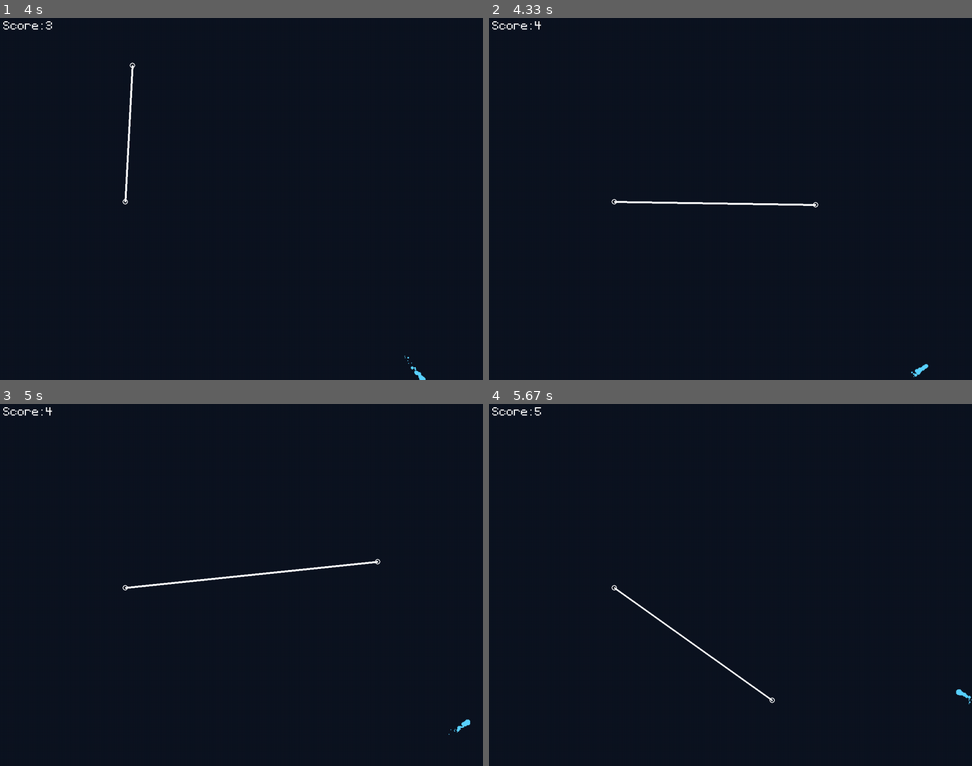
Above: before the commit, frames 1-4 (two rows, left to right).
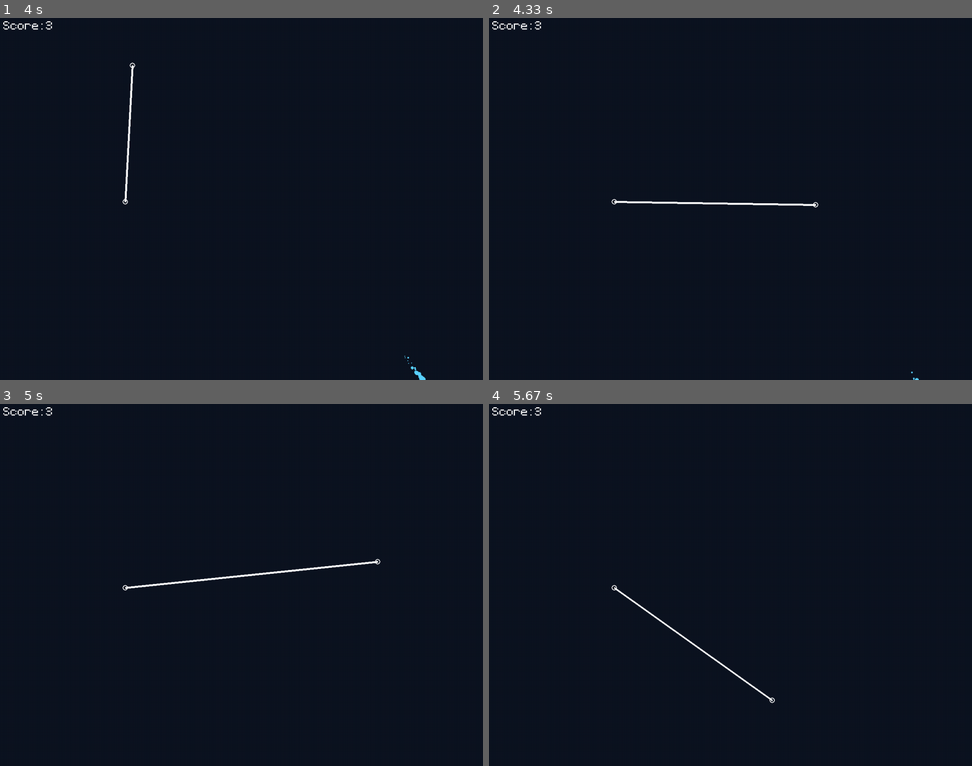
Above: after the commit, the same moments.

Repository: 400cs/CSproject-pygame
Game: pygame game, started from redirection.py
Two runs of this game, one before a commit and one after it. Both use one fixed random seed, a clock stepped at 60 frames per second and the inputs below.
Inputs (mouse positions are in pixels of both pictures, inside the frame that each line leads up to):
- Up to frame 1 (4 s): press the mouse at (125, 202) at 0.37 s; move the mouse to (207, 238) at 0.47 s; release the mouse at (289, 278) at 0.6 s; press the mouse at (125, 202) at 0.7 s; move the mouse to (202, 246) at 0.8 s; release the mouse at (284, 289) at 0.93 s; press the mouse at (125, 202) at 1.03 s; move the mouse to (212, 195) at 1.13 s; release the mouse at (299, 188) at 1.27 s; press the mouse at (125, 202) at 1.37 s; move the mouse to (111, 170) at 1.47 s; release the mouse at (96, 141) at 1.6 s; press the mouse at (125, 202) at 1.7 s; move the mouse to (231, 170) at 1.8 s; release the mouse at (342, 133) at 1.93 s; press the mouse at (125, 202) at 2.03 s; move the mouse to (125, 202) at 2.13 s; release the mouse at (125, 199) at 2.27 s; press the mouse at (125, 202) at 2.37 s; move the mouse to (125, 267) at 2.47 s; release the mouse at (125, 336) at 2.6 s; press the mouse at (125, 202) at 2.7 s; move the mouse to (91, 180) at 2.8 s; release the mouse at (62, 162) at 2.93 s; press the mouse at (125, 202) at 3.03 s; move the mouse to (120, 217) at 3.13 s; release the mouse at (115, 235) at 3.27 s; press the mouse at (125, 202) at 3.37 s; move the mouse to (169, 256) at 3.47 s; release the mouse at (212, 311) at 3.6 s; press the mouse at (125, 202) at 3.7 s; move the mouse to (130, 133) at 3.8 s; release the mouse at (130, 65) at 3.93 s
- Up to frame 2 (4.33 s): press the mouse at (614, 202) at 4.03 s; move the mouse to (716, 202) at 4.13 s; release the mouse at (817, 202) at 4.27 s
- Up to frame 3 (5 s): press the mouse at (125, 588) at 4.37 s; move the mouse to (115, 527) at 4.47 s; release the mouse at (106, 465) at 4.6 s; press the mouse at (125, 588) at 4.7 s; move the mouse to (251, 574) at 4.8 s; release the mouse at (376, 559) at 4.93 s
- Up to frame 4 (5.67 s): press the mouse at (614, 588) at 5.03 s; move the mouse to (711, 570) at 5.13 s; release the mouse at (812, 552) at 5.27 s; press the mouse at (614, 588) at 5.37 s; move the mouse to (691, 642) at 5.47 s; release the mouse at (773, 700) at 5.6 s

Frame 1 is identical in both runs. In frame 2, less than 0.1% of the frame differs, in the area x 9-91%, y 0-100%; in frame 3, less than 0.1%; in frame 4, less than 0.1%.

Commit message:
working on sounds and restart loop

Diff:
--- a/redirection.py
+++ b/redirection.py
@@ -14,6 +14,9 @@
 screen = pygame.display.set_mode((SCREEN_WIDTH, SCREEN_HEIGHT))
 pygame.display.set_caption("redirection")
 
+gui_display = pygame.Surface((275, 400))
+gui_display.set_colorkey((0, 0, 0))
+
 font = pygame.font.Font('data/fonts/Pixeltype.ttf',50)
 e.load_particle_images('data/images/particles')
 e.set_global_colorkey((0, 0, 0))
@@ -22,8 +25,12 @@
 bounce_s = pygame.mixer.Sound('data/sfx/jump.wav')
 laser_charge_s = pygame.mixer.Sound('data/sfx/laser_charge.wav')
 laser_explode_s = pygame.mixer.Sound('data/sfx/laser_explode.wav')
+restart_s = pygame.mixer.Sound('data/sfx/collect.mp3')
+death_s = pygame.mixer.Sound('data/sfx/roblox-death-sound-sound-effect.mp3')
 bounce_s.set_volume(0.7)
 laser_charge_s.set_volume(0.05)
+restart_s.set_volume(0.7)
+death_s.set_volume(0.5)
 
 player_pos = [screen.get_width() // 2, screen.get_height() // 2]
 player_color = (90, 210, 255)
@@ -48,16 +55,6 @@
 lasers = []
 line_effects = []
 
-def clamp_line(start, end, max_length):
-    """ Adjusts 'end' point so that the distance to 'start' does not exceed 'max_length'. """
-    dx = end[0] - start[0]
-    dy = end[1] - start[1]
-    distance = math.sqrt(dx**2 + dy**2)
-    if distance > max_length:
-        theta = math.atan2(dy, dx)
-        end[0] = start[0] + max_length * math.cos(theta)
-        end[1] = start[1] + max_length * math.cos(theta)
-    return end
 
 while True:
     mx, my = pygame.mouse.get_pos()
@@ -65,10 +62,11 @@
     player_pos[0] += ball_speedx
     player_pos[1] += ball_speedy
 
-    if player_pos[0] > SCREEN_WIDTH or player_pos[0] < 0:
-        ball_speedx = -ball_speedx
-    if player_pos[1] > SCREEN_HEIGHT or player_pos[1] < 0:
-        ball_speedy = -ball_speedy
+    if player_pos[0] > SCREEN_WIDTH or player_pos[0] < 0 or player_pos[1] > SCREEN_HEIGHT or player_pos[1] < 0:
+        if end_game == False:
+            death_s.play()
+            font.render('press R', False, 'White',)
+        end_game = True
 
 
     screen.fill(bg_color)
@@ -103,15 +101,27 @@
             if event.key == pygame.K_ESCAPE:
                 pygame.quit()
                 sys.exit()
+            if event.key == K_r:
+                if end_game:
+                    restart_s.play()
+                    lasers = []
+                    game_score = 0
+                    end_game = False
+                    particles = []
+                    last_point = [screen.get_width() // 2, screen.get_height()]
+                    scroll = 0
+                    player_pos = [screen.get_width() // 2, screen.get_height() // 2]
+                    ball_speedx = 2
+                    ball_speedy = 2
         if event.type == pygame.MOUSEBUTTONDOWN:
             if not buttondown:
                 last_point = [mx, my]
-                pygame.draw.circle(screen, (255, 255, 255), last_point, 7, 2)
             buttondown = not buttondown
         if event.type == pygame.MOUSEBUTTONUP:
             current_line = (last_point, [mx, my])
             buttondown = not buttondown
             has_collide = False
+
 
     # Lasers
     if game_score > 10:
Not shown, added: data/sfx/collect.mp3
Not shown, added: data/sfx/roblox-death-sound-sound-effect.mp3
